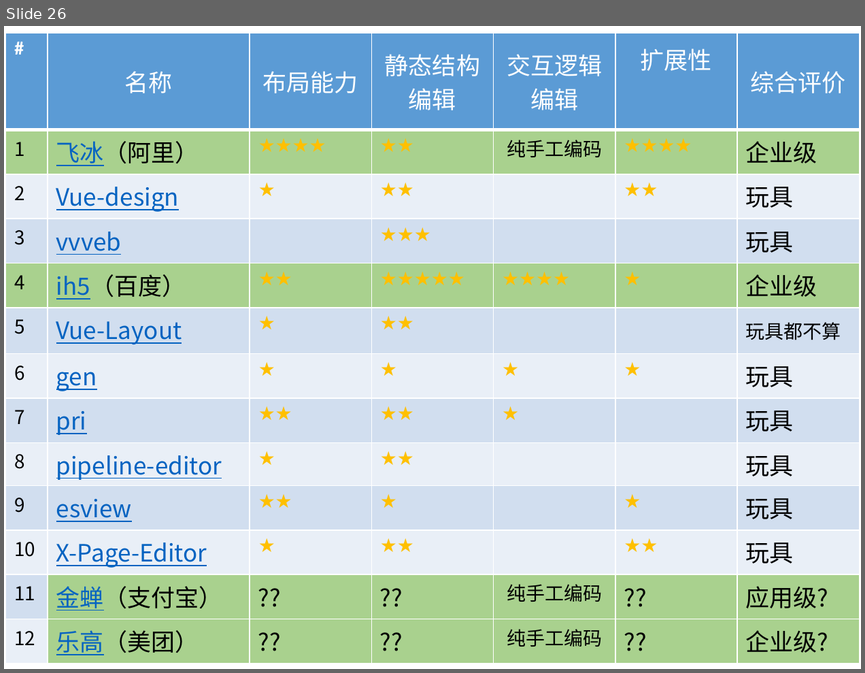
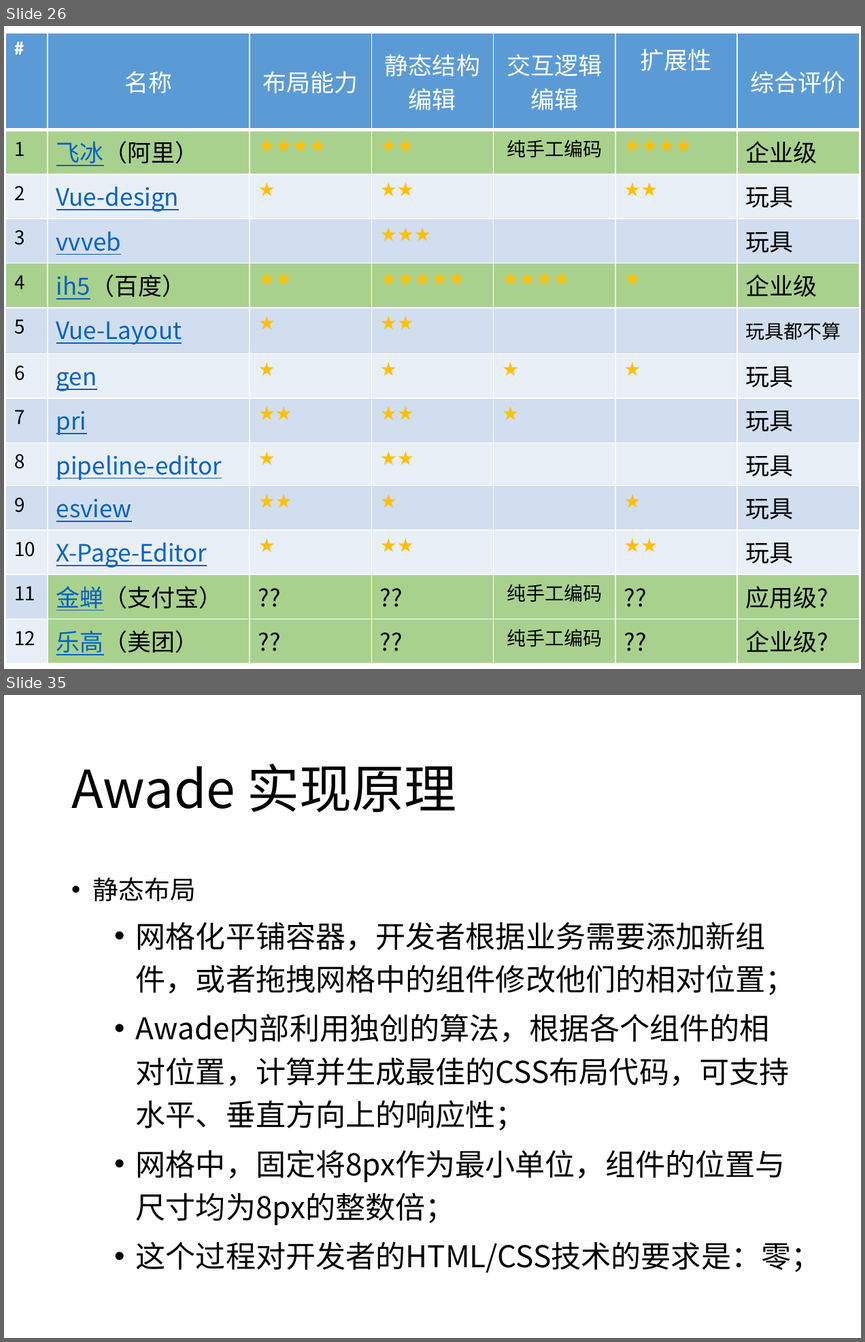
Before and after one commit to yibit/jigsaw, a slide deck: 让任何人迅速成为大前端开发者.pptx. Shown one above the other, each under a label of ours: slide 26 before the commit, slides 26 and 35 after it; the slides between them are not shown. The pictures are 865x673 and 865x1342 pixels, drawn with LibreOffice and Linux fonts; fonts in the diff are those of the drawing. Boxes give left, top, right and bottom in pixels: in the first picture for what was removed or moved away, otherwise in the second. Text is boxed around its words. In the diff, an @@ line names an element or a change of style, - is before the commit and + after.

```diff
--- a/让任何人迅速成为大前端开发者.pptx
+++ b/让任何人迅速成为大前端开发者.pptx
@@ slide 35 added at bbox=[4, 695, 861, 1338], background #FFFFFF @@
@@ title added at bbox=[71, 764, 457, 813], 44 pt, text #000000 @@
+Awade 实现原理
@@ text added at bbox=[93, 877, 821, 1272], 25.2 pt, text #000000 @@
+• 静态布局
+  • 网格化平铺容器，开发者根据业务需要添加新组件，或者拖拽网格中的组件修改他们的相对位置；
+  • Awade内部利用独创的算法，根据各个组件的相对位置，计算并生成最佳的CSS布局代码，可支持水平、垂直方向上的响应性；
+  • 网格中，固定将8px作为最小单位，组件的位置与尺寸均为8px的整数倍；
+  • 这个过程对开发者的HTML/CSS技术的要求是：零；
```
Also in this commit, not shown: 16 slides changed, 20 other slides added.
